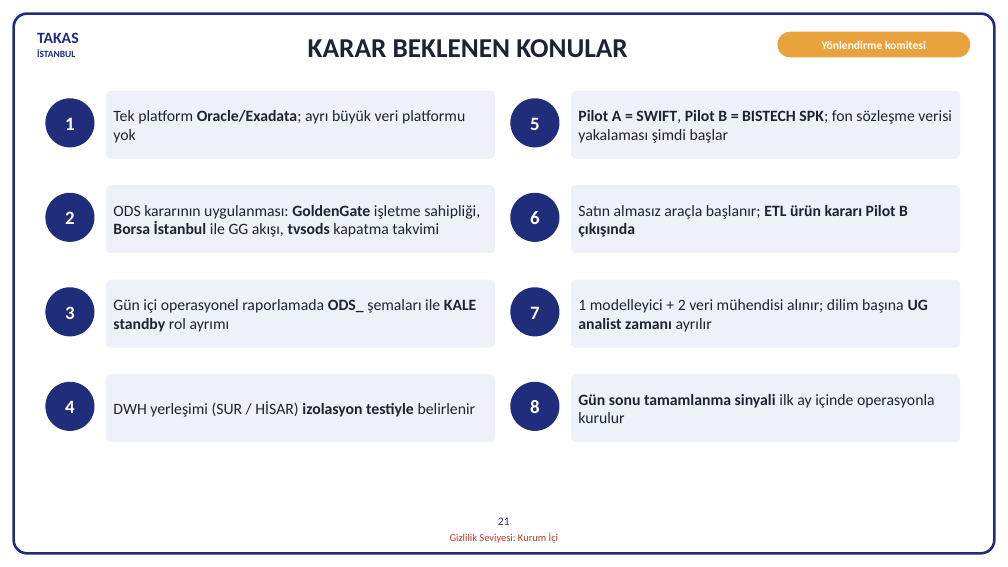
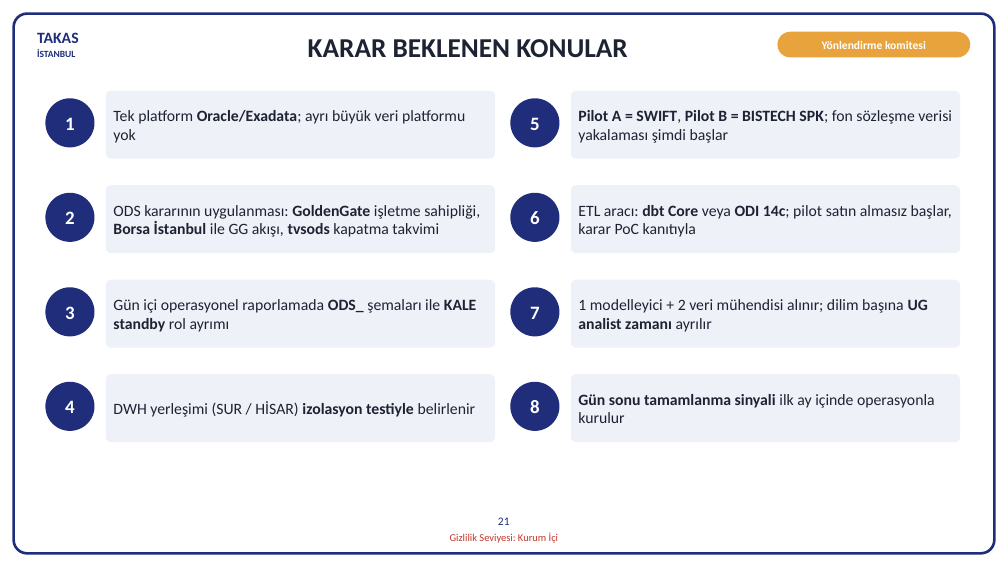
Before and after one commit to hanifidemirel0/Cursor-Projects, a slide deck: slide 21 of outputs/dwh-sunum-kasim-2026/5 - DWHSunum_Kasim2026.pptx. Drawn at 1008x567 pixels with LibreOffice and Linux fonts; fonts in the diff are those of the drawing. Boxes give left, top, right and bottom in pixels: in the first picture for what was removed or moved away, otherwise in the second. Text is boxed around its words. In the diff, an @@ line names an element or a change of style, - is before the commit and + after.

```diff
--- a/outputs/dwh-sunum-kasim-2026/5 - DWHSunum_Kasim2026.pptx
+++ b/outputs/dwh-sunum-kasim-2026/5 - DWHSunum_Kasim2026.pptx
@@ text in rounded rectangle at [578, 205, 952, 237]: text changed; bold off @@
-Satın almasız araçla başlanır; ETL ürün kararı Pilot B çıkışında
+ETL aracı: dbt Core veya ODI 14c; pilot satın almasız başlar, karar PoC kanıtıyla
```
Also in this commit, not shown: 2 other slides changed, 9 other files.
